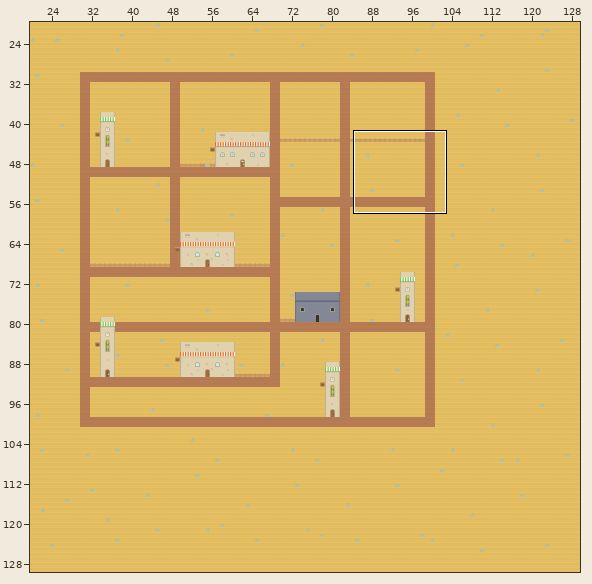
One commit to this Tiled map (JSON): assets/levels/map4.json. The first picture is a wide view before the edit; the outline marks the close-up.
Close-up. Earlier state:
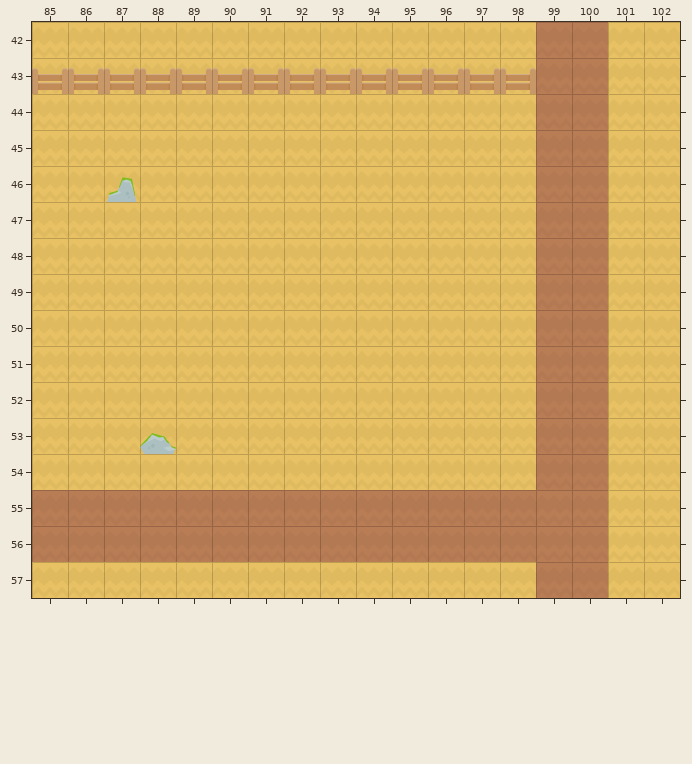
Cells are 70x70 px. Shown: x 85..102, y 42..57. The commit also changed other parts of the map, which this record leaves out.
After:
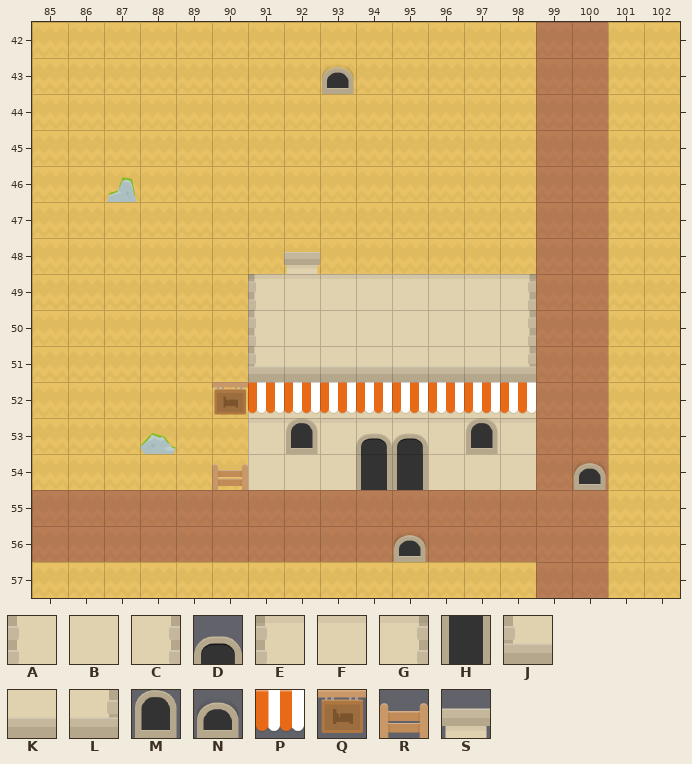
Key: from "sheet": A 0, B 1, C 2, D 11, E 14, F 15, G 16, H 25, J 28, K 29, L 30, M 40, N 54, P 72, Q 75, R 76, S 85.
_ is an empty cell.
Tiles of an added or newly shown layer are drawn over the layers below it.
Edits made:
Layer "collidableLayer":
y 53: x 91..98 ________ -> FFFFFFFF
y 54: x 90..98 _________ -> RBBBBBBBB
Layer "lowerLayer":
y 53: x 92 _ -> M; x 94..95 __ -> DD; x 97 _ -> M
y 54: x 94..95 __ -> HH
Layer "upperLayer1":
y 48: x 92 _ -> S
y 49: x 91..98 ________ -> EFFFFFFG
y 50: x 91..98 ________ -> ABBBBBBC
y 51: x 91..98 ________ -> JKKKKKKL
y 52: x 91..98 ________ -> BBBBBBBB
Layer "upperLayer2":
y 43: x 85..98 RRRRRRRRRRRRRR -> ______________
y 52: x 90..98 _________ -> QPPPPPPPP
Layer "npcLayer" (now shown):
y 43: x 93 _ -> N
y 54: x 100 _ -> N
y 56: x 95 _ -> N
